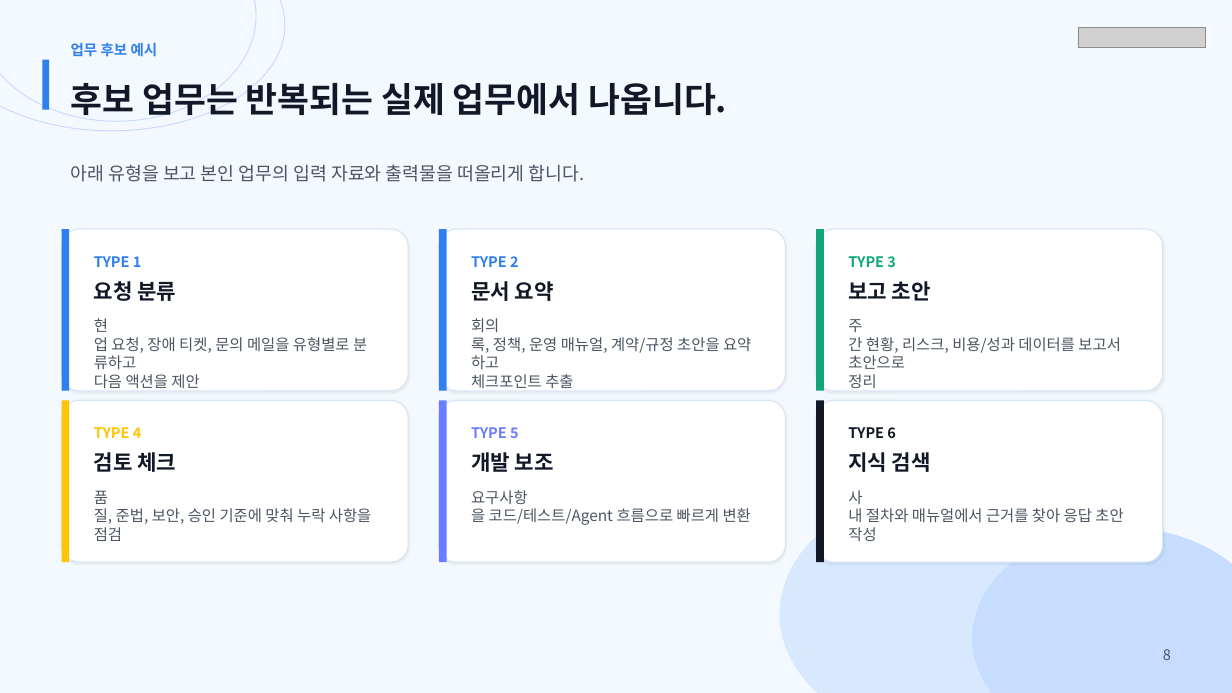
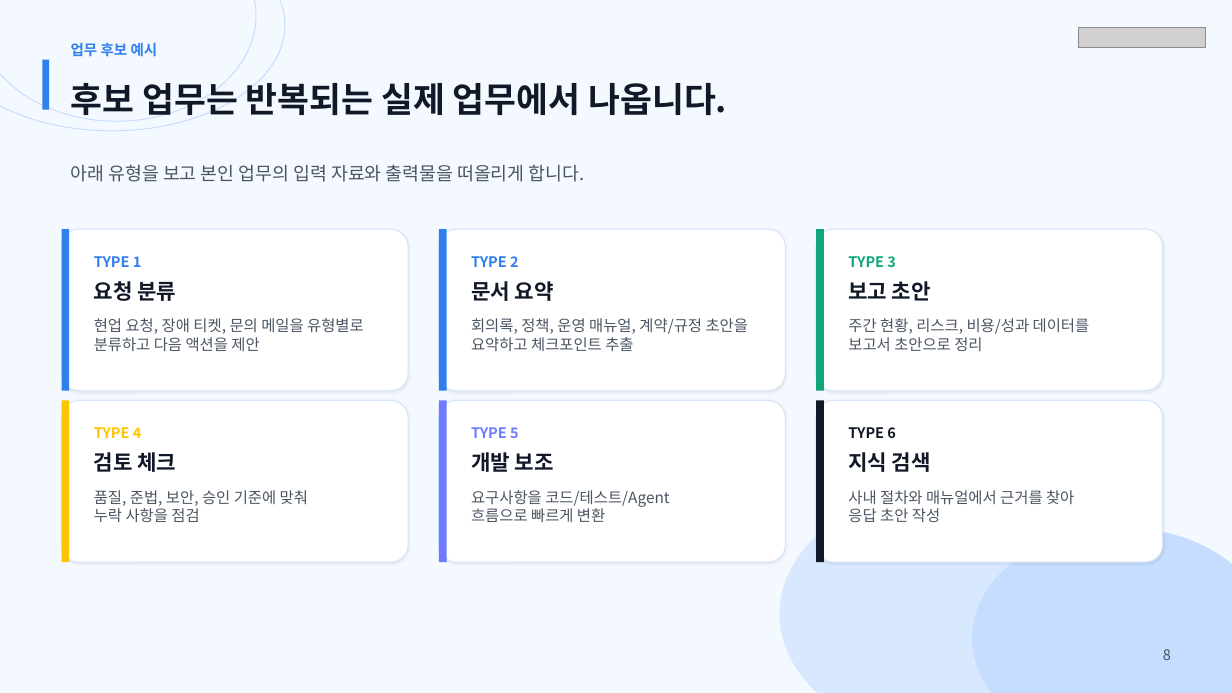
Before and after one commit to MagicecoleAI/shinsegae-ic-ai-native-workshop, a slide deck: slide 8 of outputs/shinsegae-ai4pm-0626-3h-workshop.pptx. Drawn at 1232x693 pixels with LibreOffice and Linux fonts; fonts in the diff are those of the drawing; grey boxes stand for pictures. Boxes give left, top, right and bottom in pixels: in the first picture for what was removed or moved away, otherwise in the second. Text is boxed around its words. In the diff, an @@ line names an element or a change of style, - is before the commit and + after.

Commit message:
Fix workshop slide text wrapping

```diff
--- a/outputs/shinsegae-ai4pm-0626-3h-workshop.pptx
+++ b/outputs/shinsegae-ai4pm-0626-3h-workshop.pptx
@@ text at (94, 318, 364, 351): spaces changed @@
-현업 요청, 장애 티켓, 문의 메일을 유형별로 분류하고
-다음 액션을 제안
+현업 요청, 장애 티켓, 문의 메일을 유형별로
+분류하고 다음 액션을 제안
@@ text at (471, 318, 748, 351): spaces changed @@
-회의록, 정책, 운영 매뉴얼, 계약/규정 초안을 요약하고
-체크포인트 추출
+회의록, 정책, 운영 매뉴얼, 계약/규정 초안을
+요약하고 체크포인트 추출
@@ text at (848, 318, 1090, 351): spaces changed @@
-주간 현황, 리스크, 비용/성과 데이터를 보고서 초안으로
-정리
+주간 현황, 리스크, 비용/성과 데이터를
+보고서 초안으로 정리
@@ text at (94, 490, 308, 522): text changed @@
-품질, 준법, 보안, 승인 기준에 맞춰 누락 사항을 점검
+품질, 준법, 보안, 승인 기준에 맞춰
+누락 사항을 점검
@@ text at (471, 490, 669, 522): text changed @@
-요구사항을 코드/테스트/Agent 흐름으로 빠르게 변환
+요구사항을 코드/테스트/Agent
+흐름으로 빠르게 변환
@@ text at (848, 490, 1074, 522): text changed @@
-사내 절차와 매뉴얼에서 근거를 찾아 응답 초안 작성
+사내 절차와 매뉴얼에서 근거를 찾아
+응답 초안 작성
```
Also in this commit, not shown: 18 other slides changed, 1 other file.
